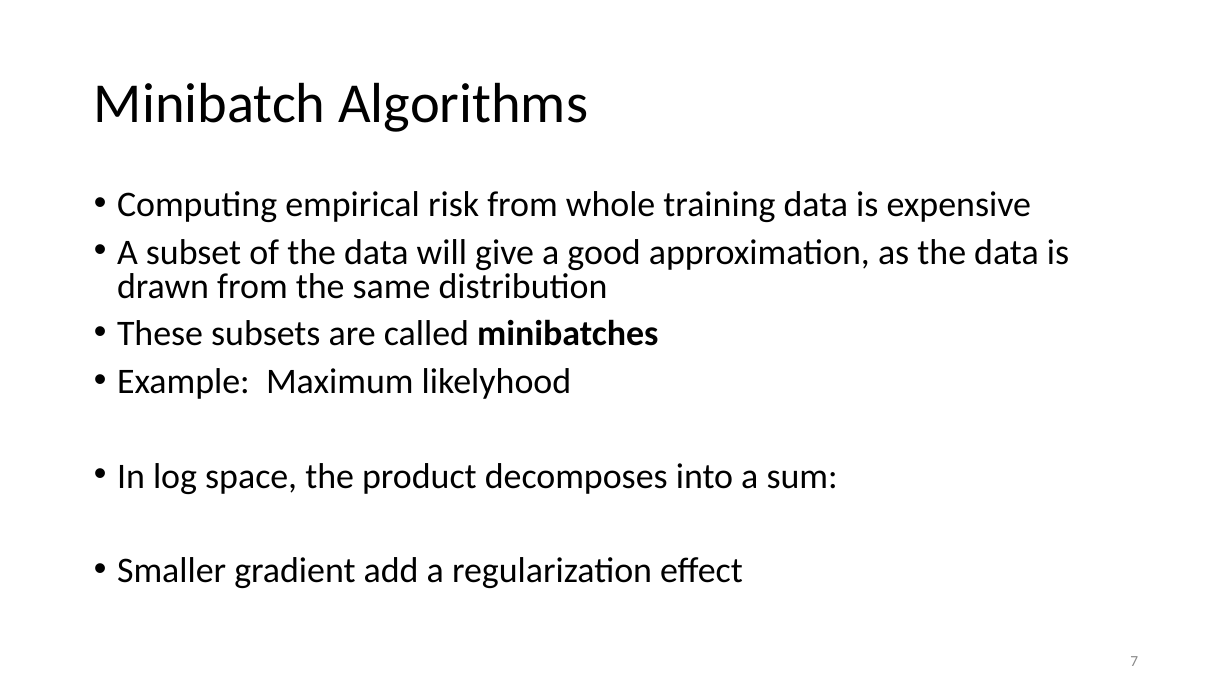
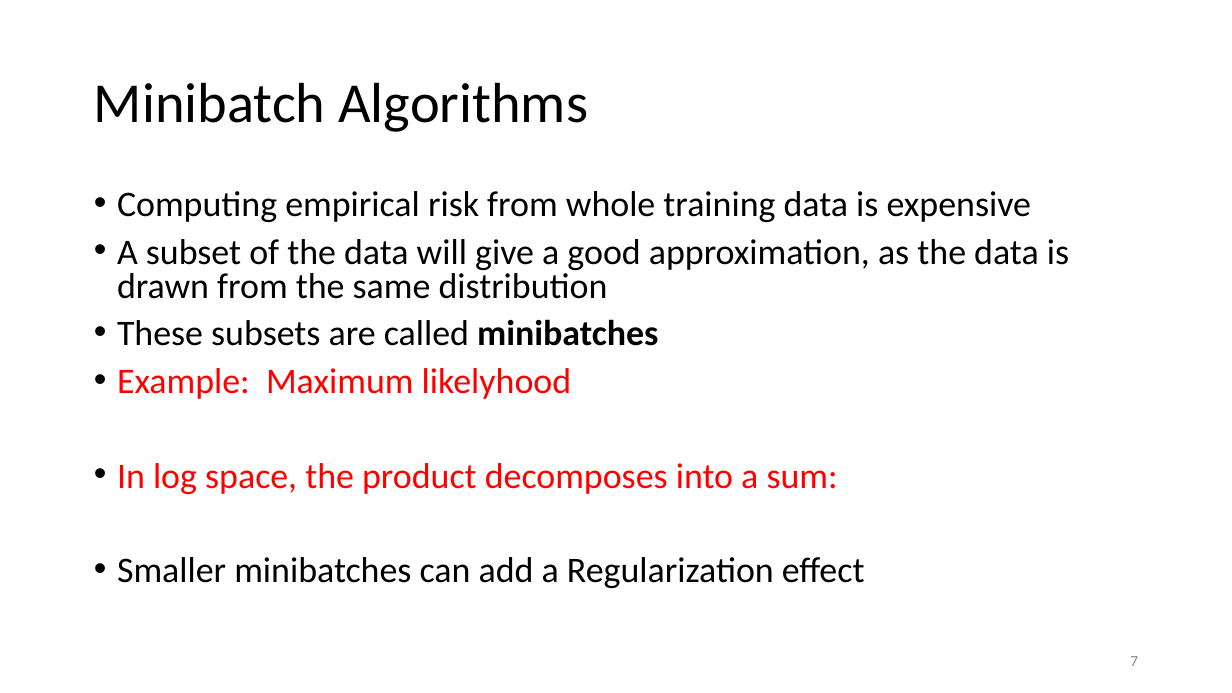
Before and after one commit to philippvb/Bachelorarbeit, a slide deck: slide 7 of presentation/Bachelorthesis_Presentation.odp. Drawn at 1232x693 pixels with LibreOffice and Linux fonts; fonts in the diff are those of the drawing. Boxes give left, top, right and bottom in pixels: in the first picture for what was removed or moved away, otherwise in the second. Text is boxed around its words. In the diff, an @@ line names an element or a change of style, - is before the commit and + after.

```diff
--- a/presentation/Bachelorthesis_Presentation.odp
+++ b/presentation/Bachelorthesis_Presentation.odp
@@ text at [117,368,838,494]: text colour #000000 to #FF0000 in "Example: Maximum likelyhood", "In log space, the product decomposes into ..." @@
@@ text at [117,557,865,588]: text changed @@
-• Smaller gradient add a regularization effect
+• Smaller minibatches can add a Regularization effect
```
Also in this commit, not shown: 20 other slides changed, 16 slides added, 5 slides removed, 21 other files.
